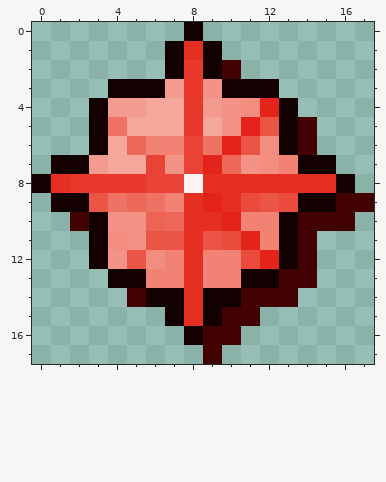
Pixel-art sprite -- quests_tab/red_minigames_icon.png. Above: the version before the commit.
The file is 18x18 pixels. Colours within 5 levels of each other are drawn and written as one.
The result:
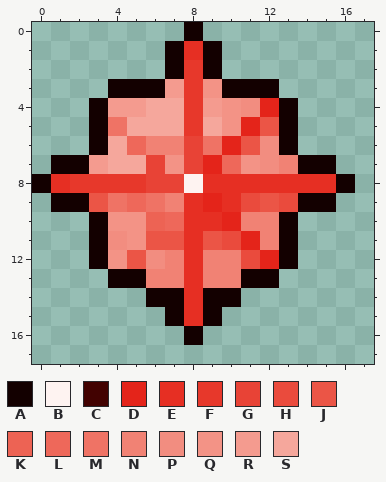
Palette (. is transparent): A #130000  B #fef3f1  C #420201  D #e4241a  E #e62f23  F #e7382b  G #e84336  H #ea4b3d  J #eb5546  K #ed6354  L #ee685a  M #ef7365  N #f18274  P #f28d80  Q #f39386  R #f49b8f  S #f5a79c
Diff:
y 2: x 10 C -> .
y 5..6: x 14 C -> .
y 9: x 16..17 CC -> ..
y 10: x 2 C -> .; x 14..16 CCC -> ...
y 11..12: x 14 C -> .
y 13: x 13..14 CC -> ..
y 14: x 5 C -> .; x 11..13 CCC -> ...
y 15: x 10..11 CC -> ..
y 16: x 9..10 CC -> ..
y 17: x 9 C -> .
Where, in picture pixels (left, top, right, bottom), the same in both pictures:
erased: (203, 60, 374, 364)
erased: (70, 212, 146, 307)
